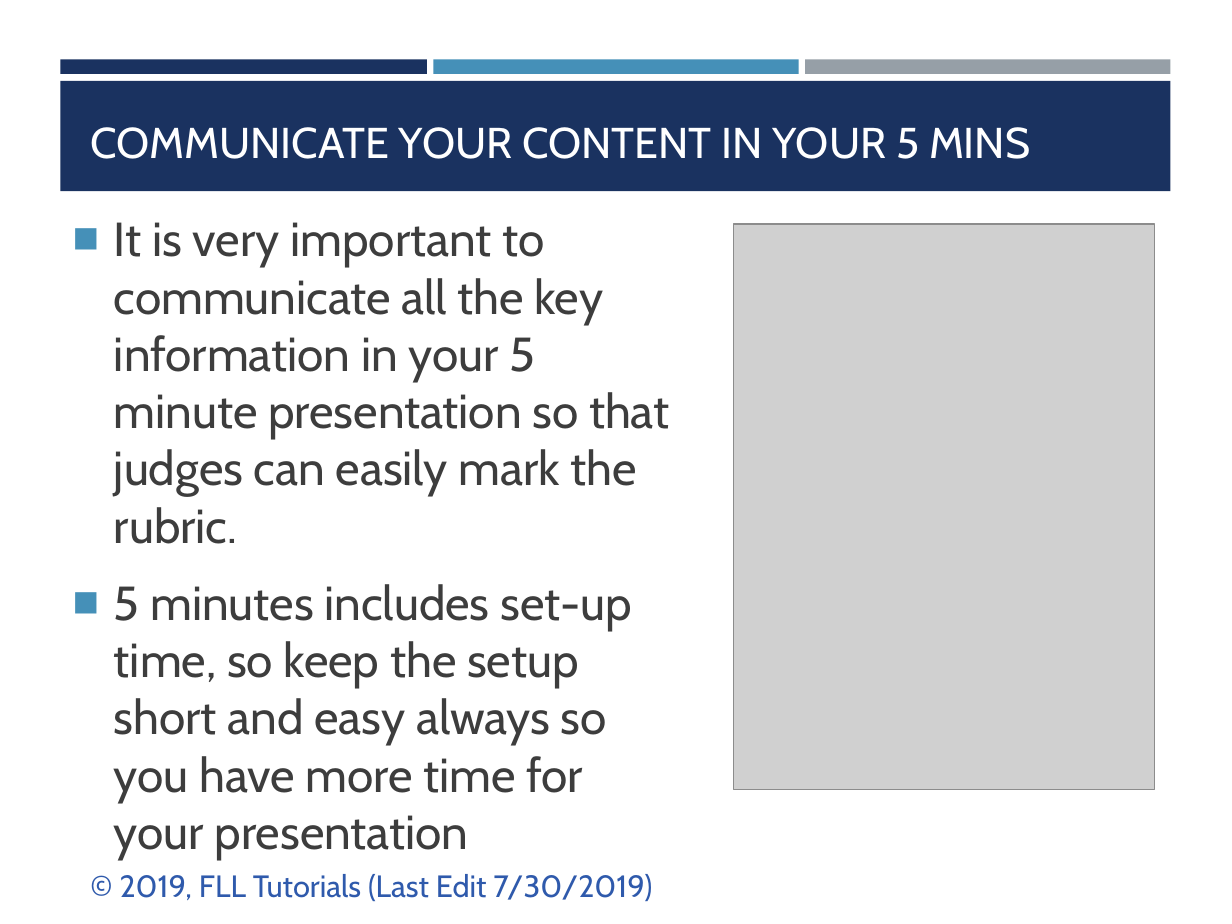
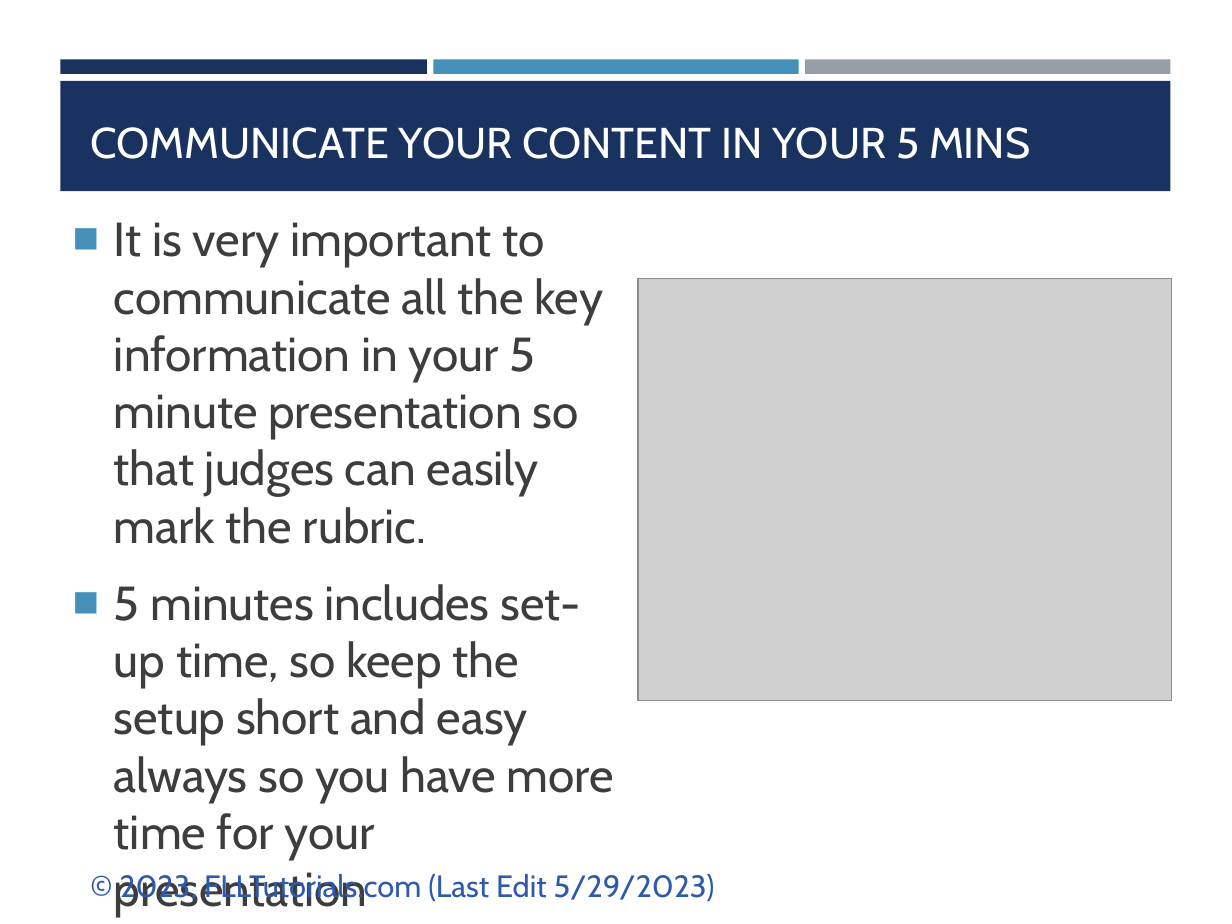
Before and after one commit to ev3lessons/FLL-Tutorials, a slide deck: slide 4 of translations/en-us/Project/ProjectNextLevel.pptx. Drawn at 1232x924 pixels with LibreOffice and Linux fonts; fonts in the diff are those of the drawing; grey boxes stand for pictures. Boxes give left, top, right and bottom in pixels: in the first picture for what was removed or moved away, otherwise in the second. Text is boxed around its words. In the diff, an @@ line names an element or a change of style, - is before the commit and + after.

```diff
--- a/translations/en-us/Project/ProjectNextLevel.pptx
+++ b/translations/en-us/Project/ProjectNextLevel.pptx
@@ text "It is very important to ..." rewrapped from [114, 222, 669, 803] to [114, 222, 613, 803] @@
@@ picture: place and size @@
-picture at [733, 224, 1154, 790]
+picture at [638, 278, 1172, 701]
@@ text at [120, 872, 715, 904]: text changed @@
-© 2019, FLL Tutorials (Last Edit 7/30/2019)
+© 2023, FLLTutorials.com (Last Edit 5/29/2023)
```
Also in this commit, not shown: 10 other slides changed, 33 other files.
